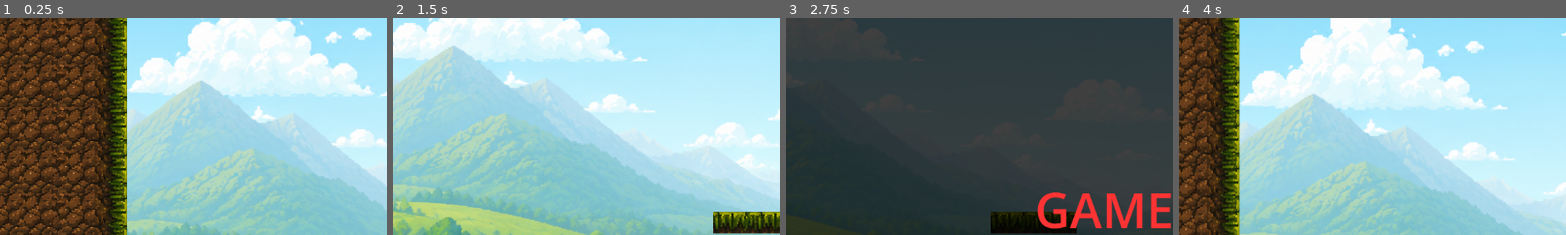
Above: before the commit, frames 1-4 (left to right).
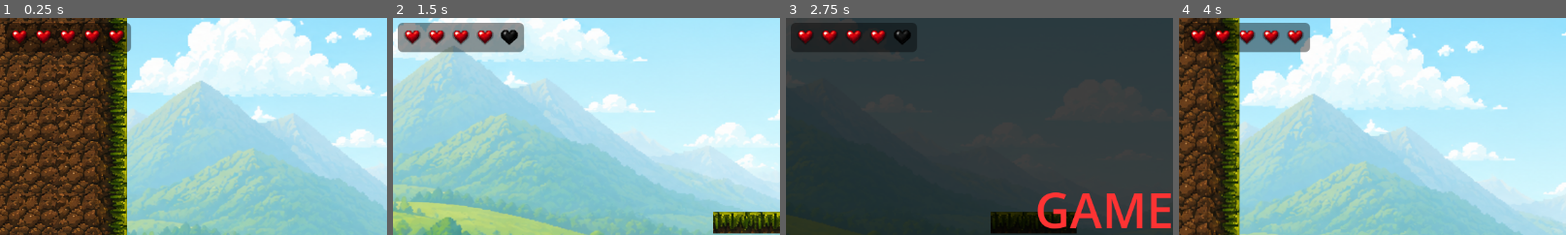
Above: after the commit, the same moments.

Repository: g-susvs/wanuy-nan-videogame
Game: Godot game, scene res://scenes/main.tscn
The game is run twice, just before and just after one commit, with the same random seed, the same clock (stepped at 60 frames per second) and the same inputs.
Inputs:
- Up to frame 1 (0.25 s): no input
- Up to frame 2 (1.5 s): tap Enter (ui_accept) at 0.5, 0.77 s; hold Right (ui_right) from 0.53 s (still down)
- Up to frame 3 (2.75 s): tap Enter (ui_accept) at 1.52 s; release Right (ui_right) at 2.03 s; hold Left (ui_left) from 2.03 s (still down)
- Up to frame 4 (4 s): release Left (ui_left) at 2.75 s; click "Reiniciar" at 2.75 s; hold Right (ui_right) from 3.53 s (still down); tap Enter (ui_accept) at 3.77 s
The pictures show only the part of the screen within x 0-50%, y 0-50%; the shares and areas given below are measured in that part.

The runs differ from the first frame. In frame 1, 3.4% of the frame differs, in the area x 1-34%, y 2-16%; in frame 2, 4.5%, in the area x 1-34%, y 2-17%; in frame 3, 4.3%; in frame 4, 3.9%.

Commit message:
feat: 🎸 add heads-up-display scene,hearth player lives

Diff:
--- a/scenes/main.tscn
+++ b/scenes/main.tscn
@@ -3,7 +3,8 @@
 [ext_resource type="PackedScene" uid="uid://dhi6codplffbb" path="res://scenes/levels/level-1.tscn" id="1_0wfyh"]
 [ext_resource type="Texture2D" uid="uid://c8mx5s2q84gbh" path="res://assets/sprites/ChatGPT Image 11 may 2026, 06_06_44 p.m..png" id="1_tefeu"]
 [ext_resource type="PackedScene" uid="uid://bwalq7d52qkm3" path="res://scenes/player.tscn" id="2_sugp2"]
-[ext_resource type="Script" path="res://scripts/game_over.gd" id="5_tbgi4"]
+[ext_resource type="PackedScene" uid="uid://cljhip1jmyafq" path="res://scenes/ui/game-over-screen.tscn" id="4_jyhfs"]
+[ext_resource type="PackedScene" uid="uid://dk6sa7fwr6kn8" path="res://scenes/ui/heads-up display.tscn" id="5_hud01"]
 
 [node name="Main" type="Node2D" unique_id=251553662]
 position = Vector2(-37, -628)
@@ -21,5 +22,6 @@
 position = Vector2(-37, 1016)
 slide_on_ceiling = false
 
-[node name="GameOverScreen" type="CanvasLayer" parent="." unique_id=1308514022]
-script = ExtResource("5_tbgi4")
+[node name="GameOverScreen" parent="." unique_id=678102191 instance=ExtResource("4_jyhfs")]
+
+[node name="HUD" parent="." unique_id=112233445 instance=ExtResource("5_hud01")]
--- /dev/null
+++ b/scenes/ui/game-over-screen.tscn
@@ -0,0 +1,6 @@
+[gd_scene format=3 uid="uid://cljhip1jmyafq"]
+
+[ext_resource type="Script" uid="uid://bldekw2afbj36" path="res://scripts/ui/game_over.gd" id="1_goqoo"]
+
+[node name="GameOverScreen" type="CanvasLayer" unique_id=678102191]
+script = ExtResource("1_goqoo")
--- /dev/null
+++ b/scenes/ui/heads-up display.tscn
@@ -0,0 +1,24 @@
+[gd_scene format=3 uid="uid://dk6sa7fwr6kn8"]
+
+[ext_resource type="Script" uid="uid://3b7m6eu3av7s" path="res://scripts/ui/heads_up_display.gd" id="1_uwsif"]
+
+[sub_resource type="StyleBoxFlat" id="StyleBoxFlat_uwsif"]
+bg_color = Color(0, 0, 0, 0.41568628)
+corner_radius_top_left = 8
+corner_radius_top_right = 8
+corner_radius_bottom_right = 8
+corner_radius_bottom_left = 8
+
+[node name="HUD" type="CanvasLayer" unique_id=1228723416]
+script = ExtResource("1_uwsif")
+
+[node name="PanelContainer" type="PanelContainer" parent="." unique_id=580283]
+offset_left = 7.0
+offset_top = 7.0
+offset_right = 195.0
+offset_bottom = 51.0
+theme_override_styles/panel = SubResource("StyleBoxFlat_uwsif")
+
+[node name="HeartsContainer" type="HBoxContainer" parent="PanelContainer" unique_id=447262689]
+layout_mode = 2
+theme_override_constants/separation = -8
--- /dev/null
+++ b/scenes/ui/level-base-interface.tscn
@@ -0,0 +1,13 @@
+[gd_scene format=3 uid="uid://bc0cmo47gj8jh"]
+
+[ext_resource type="Script" uid="uid://3b7m6eu3av7s" path="res://scripts/ui/heads_up_display.gd" id="1_fsu6e"]
+
+[node name="LevelBaseInterface" type="CanvasLayer" unique_id=1228723416]
+script = ExtResource("1_fsu6e")
+
+[node name="HeartsContainer" type="HBoxContainer" parent="." unique_id=334412278]
+offset_left = 16.0
+offset_top = 16.0
+offset_right = 16.0
+offset_bottom = 48.0
+theme_override_constants/separation = 6
--- a/scripts/player.gd
+++ b/scripts/player.gd
@@ -8,6 +8,9 @@
 var lives: int
 var is_dead: bool = false
 var esta_atacando: bool = false
+
+# Señal que emite el nuevo valor de vidas cada vez que cambia
+signal vida_cambiada(vidas_actuales: int)
 
 @onready var sprite: AnimatedSprite2D = $AnimatedSprite2D
 
@@ -76,6 +79,7 @@
 	if is_dead:
 		return
 	lives -= 1
+	vida_cambiada.emit(lives)
 	if lives <= 0:
 		is_dead = true
 		sprite.play("death")
--- /dev/null
+++ b/scripts/ui/heads_up_display.gd
@@ -0,0 +1,56 @@
+@tool
+extends CanvasLayer
+
+@onready var hearts_container: HBoxContainer = $PanelContainer/HeartsContainer
+
+const HEART_FULL  = preload("res://assets/ui/hearth.png")
+const HEART_EMPTY = preload("res://assets/ui/empty-hearth.png")
+const HEART_SIZE  = Vector2(44, 44)
+
+# Solo visible en el editor: cuántos corazones mostrar de preview
+@export var preview_lives: int = 5 :
+	set(value):
+		preview_lives = value
+		if Engine.is_editor_hint() and hearts_container:
+			_crear_contenedor_corazones(preview_lives)
+			_dibujar_corazones(preview_lives, preview_lives)
+
+var max_lives: int = 5
+
+func _ready() -> void:
+	# En el editor: mostrar preview con los valores configurados
+	if Engine.is_editor_hint():
+		_crear_contenedor_corazones(preview_lives)
+		_dibujar_corazones(preview_lives, preview_lives)
+		return
+
+	# En el juego: conectar al jugador real
+	var players = get_tree().get_nodes_in_group("player")
+	if players.size() > 0:
+		var player = players[0]
+		max_lives = player.max_lives
+		_crear_contenedor_corazones(max_lives)
+		_dibujar_corazones(player.lives, max_lives)
+		player.vida_cambiada.connect(_on_vida_cambiada)
+
+func _dibujar_corazones(vidas_actuales: int, total: int) -> void:
+	for i in range(hearts_container.get_child_count()):
+		var heart = hearts_container.get_child(i)
+		heart.texture = HEART_FULL if i < vidas_actuales else HEART_EMPTY
+
+func _crear_contenedor_corazones(total: int) -> void:
+	# Limpiar los existentes antes de recrear
+	for child in hearts_container.get_children():
+		child.queue_free()
+	for i in range(total):
+		var heart = TextureRect.new()
+		heart.texture = HEART_FULL
+		heart.custom_minimum_size = HEART_SIZE
+		heart.size_flags_horizontal = Control.SIZE_SHRINK_BEGIN
+		heart.size_flags_vertical = Control.SIZE_SHRINK_CENTER
+		heart.expand_mode = TextureRect.EXPAND_IGNORE_SIZE
+		heart.stretch_mode = TextureRect.STRETCH_KEEP_ASPECT_CENTERED
+		hearts_container.add_child(heart)
+
+func _on_vida_cambiada(vidas: int) -> void:
+	_dibujar_corazones(vidas, max_lives)
Binary file added: assets/ui/empty-hearth.png
Not shown, added: assets/ui/empty-hearth.png.import
Binary file added: assets/ui/hearth.png
Not shown, added: assets/ui/hearth.png.import
Renamed: scripts/game_over.gd -> scripts/ui/game_over.gd
Renamed: scripts/game_over.gd.uid -> scripts/ui/game_over.gd.uid
Not shown, added: scripts/ui/heads_up_display.gd.uid
Not shown, added: scenes/ui/heads-up display.tscn10865042306.tmp
